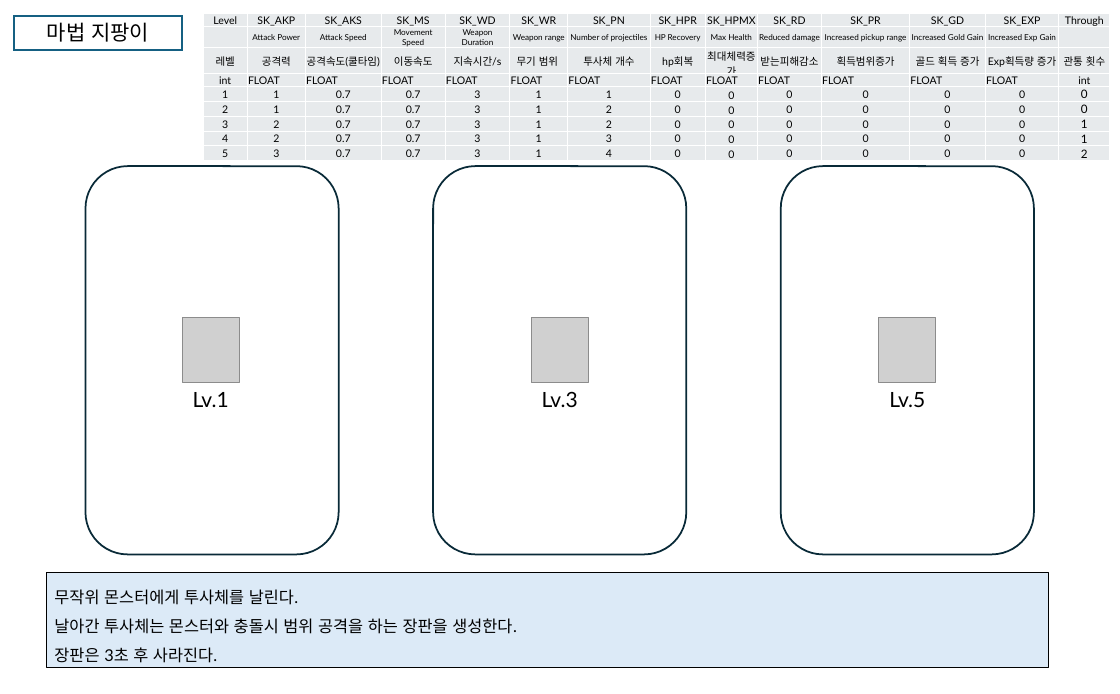
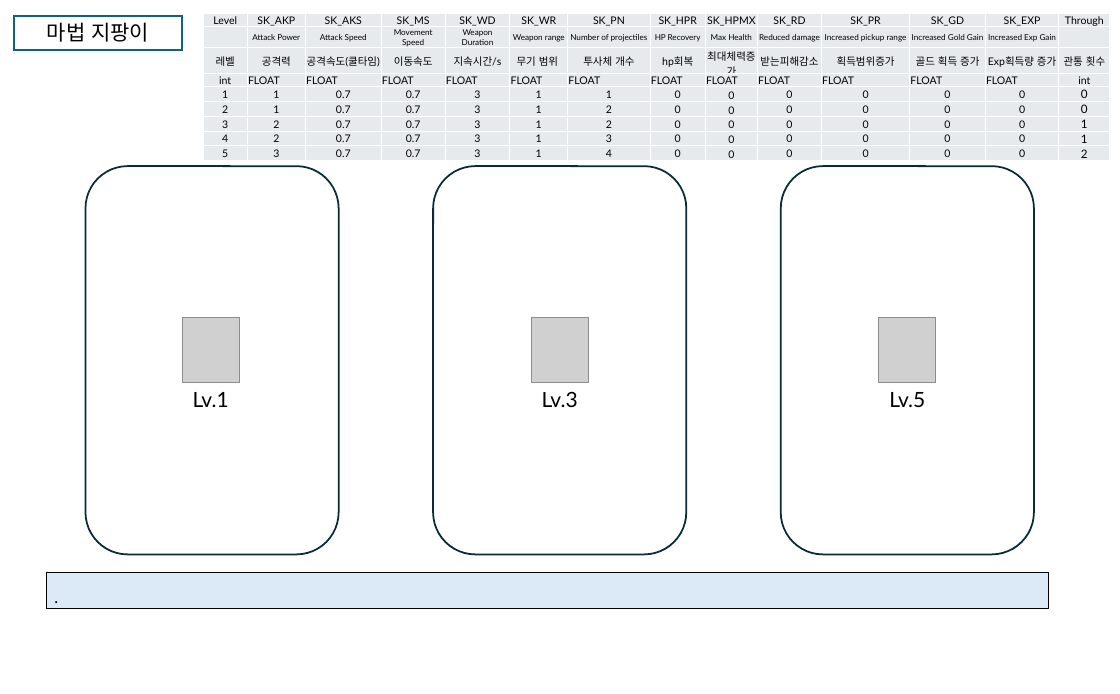
Before and after one commit to sms3072/wepatens, a slide deck: slide 7 of contents/동물서바이벌/문서/동물서바이벌_스킬.pptx (slide 9 before the commit). Drawn at 1120x694 pixels with LibreOffice and Linux fonts; fonts in the diff are those of the drawing; grey boxes stand for pictures. Boxes give left, top, right and bottom in pixels: in the first picture for what was removed or moved away, otherwise in the second. Text is boxed around its words. In the diff, an @@ line names an element or a change of style, - is before the commit and + after.

```diff
--- a/contents/동물서바이벌/문서/동물서바이벌_스킬.pptx
+++ b/contents/동물서바이벌/문서/동물서바이벌_스킬.pptx
@@ rectangle ".": place and size @@
-rectangle "." at box(46, 573, 1049, 667)
+rectangle "." at box(46, 573, 1049, 608)
@@ text in rectangle at box(54, 589, 517, 663): text changed @@
-무작위 몬스터에게 투사체를 날린다.
-날아간 투사체는 몬스터와 충돌시 범위 공격을 하는 장판을 생성한다.
-장판은 3초 후 사라진다.
+.
```
Also in this commit, not shown: 5 other slides changed, 3 slides removed, 35 other files.
